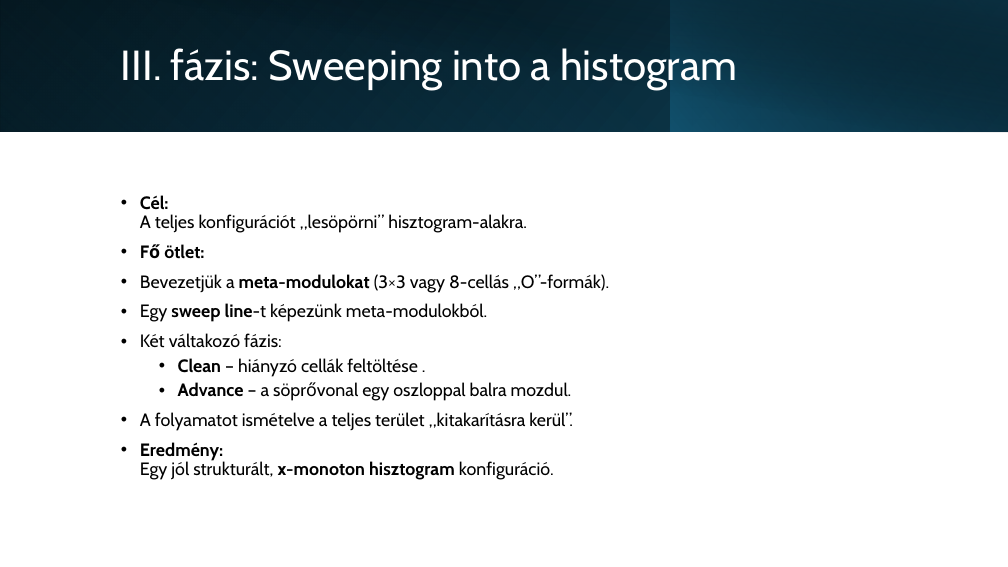
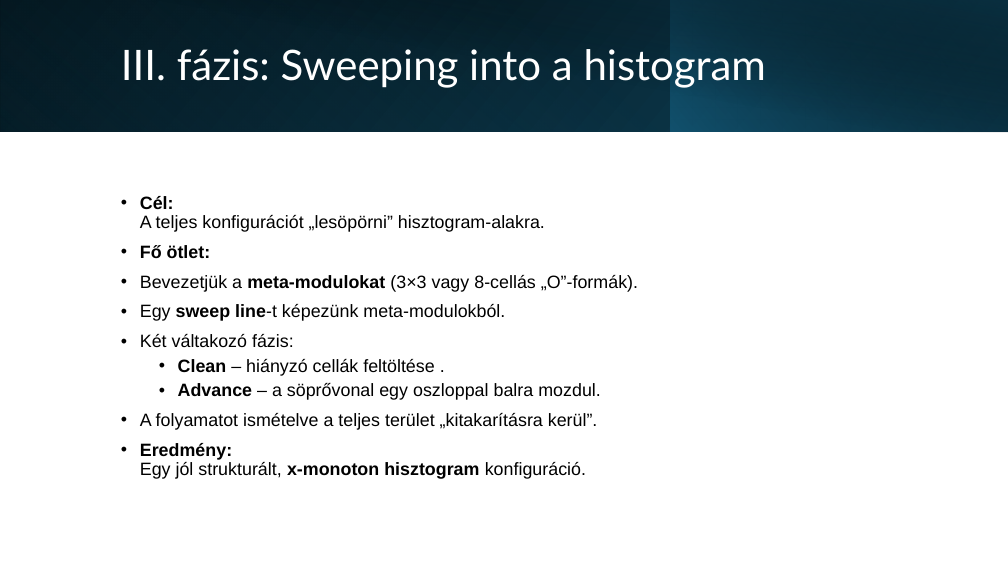
Before and after one commit to xlykoi/Szamitogepes-halozatok, a slide deck: slide 6 of Short_presentation.pptx. Drawn at 1008x567 pixels with LibreOffice and Linux fonts; fonts in the diff are those of the drawing. Boxes give left, top, right and bottom in pixels: in the first picture for what was removed or moved away, otherwise in the second. Text is boxed around its words. In the diff, an @@ line names an element or a change of style, - is before the commit and + after.

```diff
--- a/Short_presentation.pptx
+++ b/Short_presentation.pptx
@@ rectangle at box(0, 0, 1008, 132): fill gradient #000000 to #104862 to gradient #000000 to #0F4861 @@
@@ rectangle at box(0, 0, 671, 132): fill gradient #156082 to #0B3041 to gradient #156082 to #0A3041 @@
@@ rectangle at box(38, 0, 1008, 132): fill gradient #000000 to #0B3041 to gradient #000000 to #0A3041 @@
@@ title "III. fázis: Sweeping into a ..." at box(121, 49, 766, 88): font Cabin to Lato @@
@@ text "Cél: A teljes konfigurációt „lesöpörni” ..." at box(140, 196, 638, 479): font Cabin to Arial; less space between paragraphs @@
```
Also in this commit, not shown: 6 other slides changed, 1 slide added.
